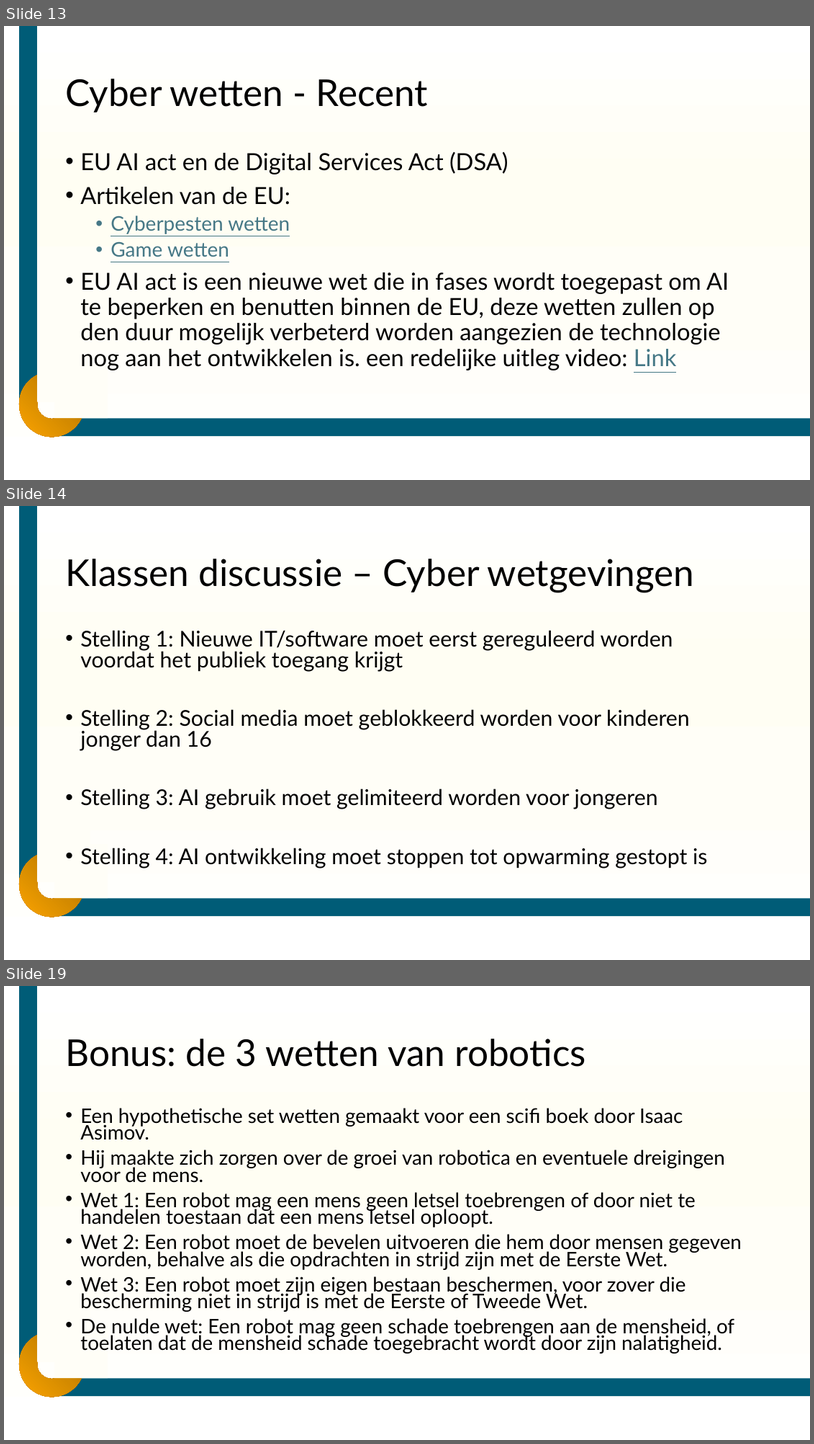
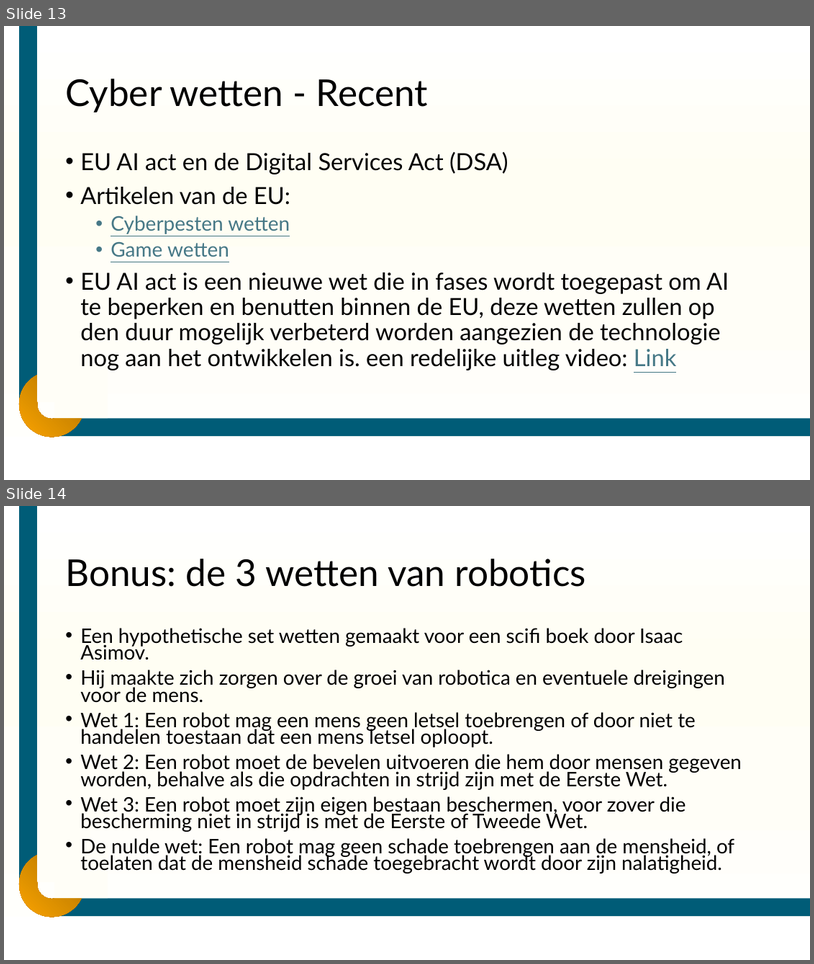
Before and after one commit to DummyMeneer/Cyber-Security, a slide deck: Lesmateriaal/Slides/Cysec – les 3 - Internationale en europese wetten.pptx. Shown one above the other, each under a label of ours: slides 13, 14 and 19 before the commit, slides 13 and 14 after it; the slides between them are not shown. The pictures are 814x1444 and 814x964 pixels, drawn with LibreOffice and Linux fonts; fonts in the diff are those of the drawing; background and template pictures are left out. Boxes give left, top, right and bottom in pixels: in the first picture for what was removed or moved away, otherwise in the second. Text is boxed around its words. In the diff, an @@ line names an element or a change of style, - is before the commit and + after.

```diff
--- a/Lesmateriaal/Slides/Cysec – les 3 - Internationale en europese wetten.pptx
+++ b/Lesmateriaal/Slides/Cysec – les 3 - Internationale en europese wetten.pptx
@@ slide 14 removed at (4,506,810,960), background gradient #FFFFFF to #FFFEF3 to #FFFEF7; not listed: 5 template elements that a slide beside it also shows @@
@@ title removed at (65,559,695,592) @@
-Klassen discussie – Cyber wetgevingen
@@ text removed at (80,630,707,868) @@
-• Stelling 1: Nieuwe IT/software moet eerst gereguleerd worden voordat het publiek toegang krijgt
-• Stelling 2: Social media moet geblokkeerd worden voor kinderen jonger dan 16
-• Stelling 3: AI gebruik moet gelimiteerd worden voor jongeren
-• Stelling 4: AI ontwikkeling moet stoppen tot opwarming gestopt is
@@ what was slide 19 is now slide 14 @@
```
Also in this commit, not shown: 1 slide changed, 4 other slides removed, 12 other files.
